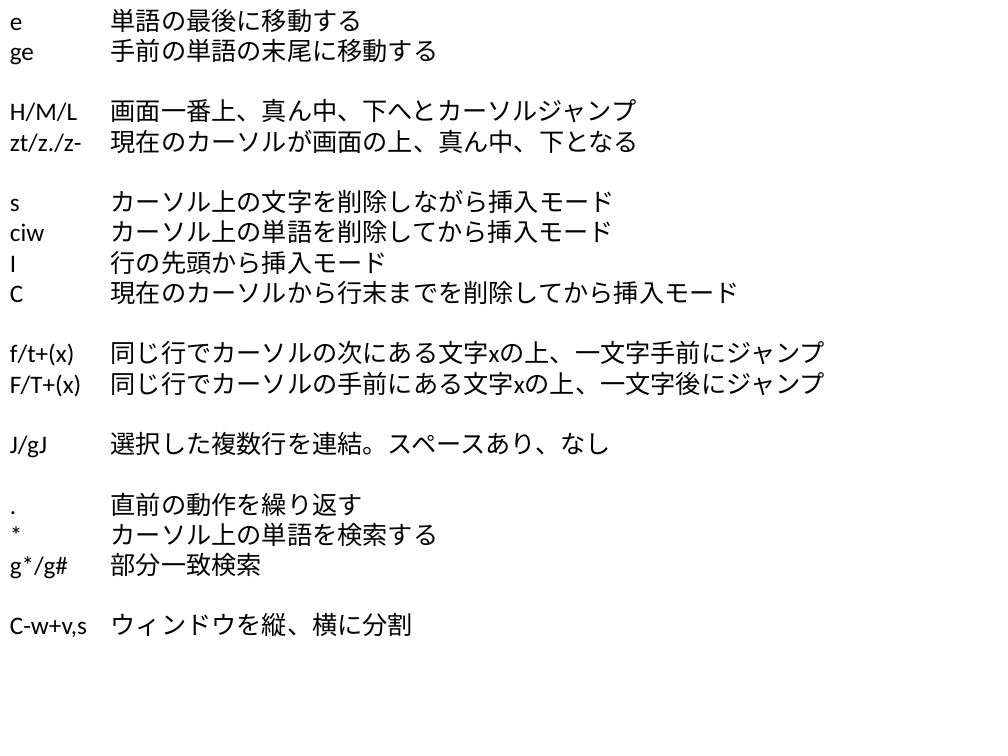
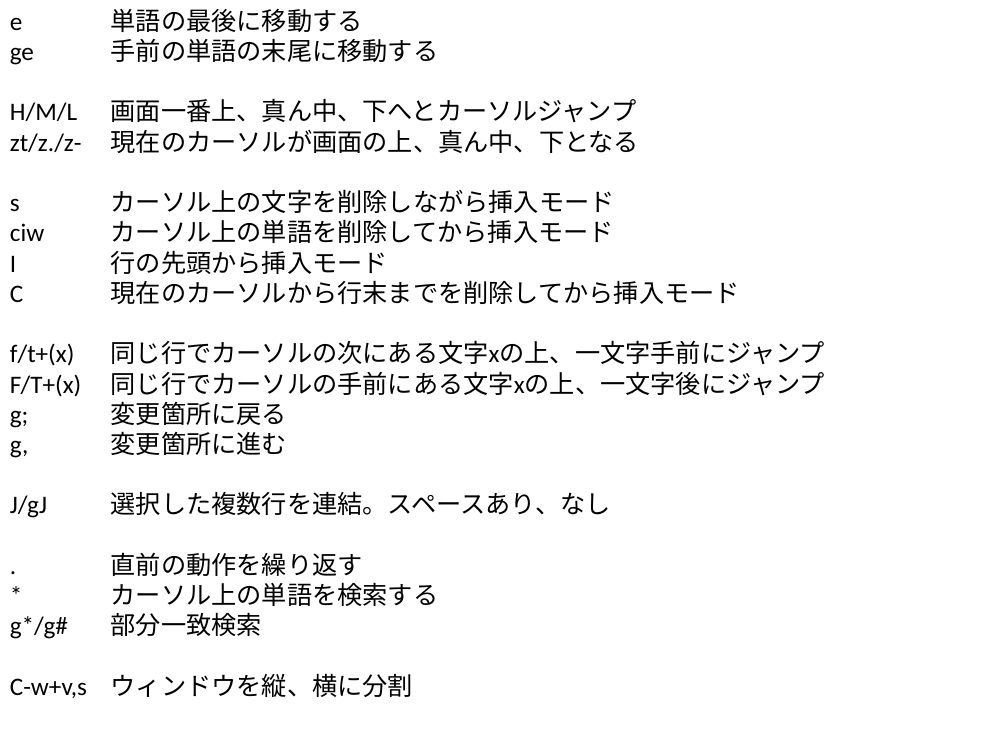
Before and after one commit to Halksel/vim, a slide deck: slide 1 of チートシート.pptx. Drawn at 1008x756 pixels with LibreOffice and Linux fonts; fonts in the diff are those of the drawing. Boxes give left, top, right and bottom in pixels: in the first picture for what was removed or moved away, otherwise in the second. Text is boxed around its words. In the diff, an @@ line names an element or a change of style, - is before the commit and + after.

```diff
--- a/チートシート.pptx
+++ b/チートシート.pptx
@@ text at (x1=111, y1=401, x2=287, y2=455): paragraphs added @@
+g; 変更箇所に戻る
+g, 変更箇所に進む
```
Also in this commit, not shown: 1 other file.
